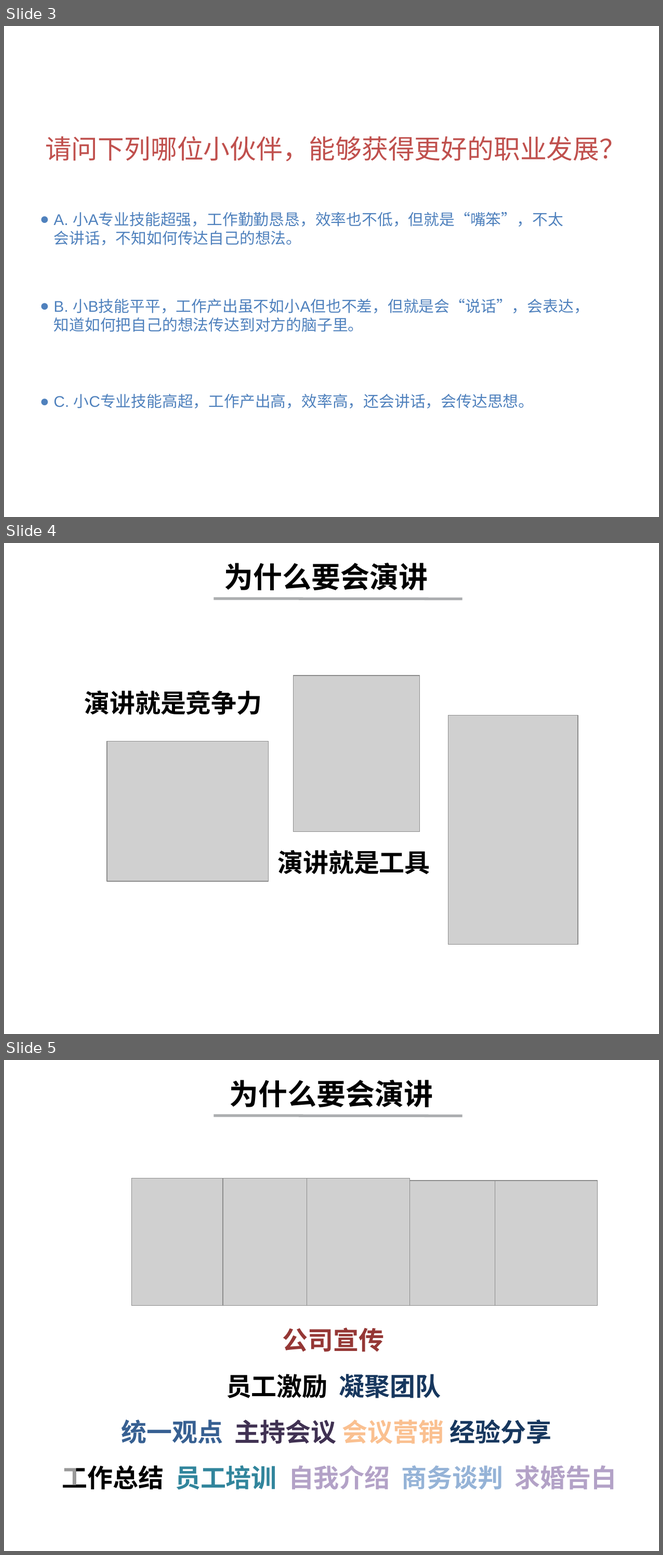
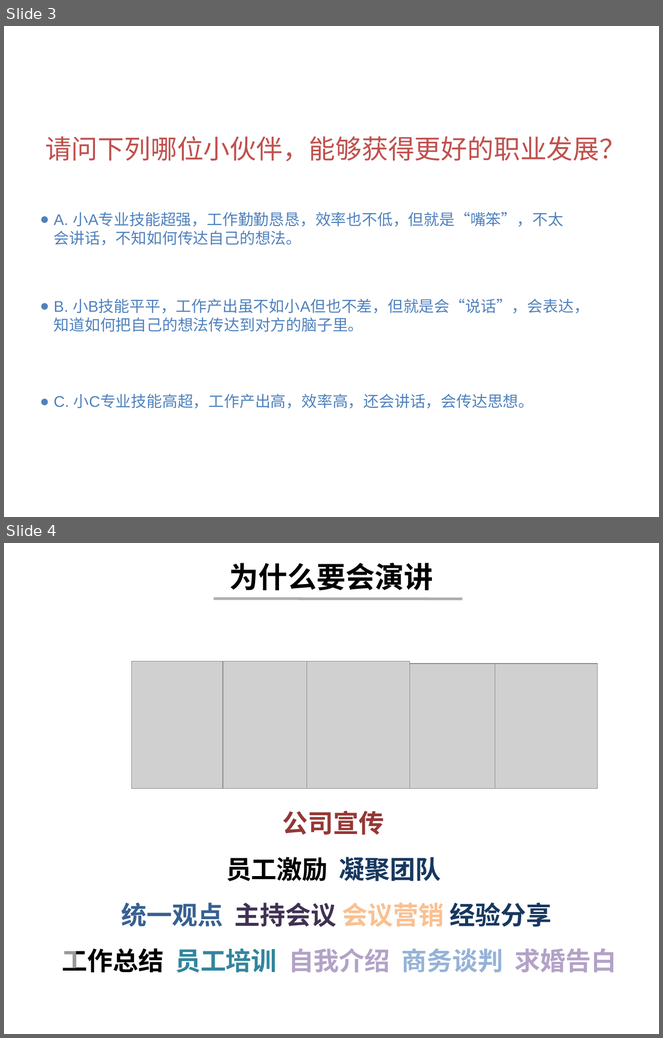
Before and after one commit to EricTop3/TED-TALKS-EricLiu, a slide deck: TED演讲的力量（ERIC）.pptx. Shown one above the other, each under a label of ours: slides 3, 4 and 5 before the commit, slides 3 and 4 after it. The pictures are 663x1555 and 663x1038 pixels, drawn with LibreOffice and Linux fonts; fonts in the diff are those of the drawing; grey boxes stand for pictures. Boxes give left, top, right and bottom in pixels: in the first picture for what was removed or moved away, otherwise in the second. Text is boxed around its words. In the diff, an @@ line names an element or a change of style, - is before the commit and + after.

```diff
--- a/TED演讲的力量（ERIC）.pptx
+++ b/TED演讲的力量（ERIC）.pptx
@@ slide 4 removed at [4, 543, 659, 1034], background #FFFFFF @@
@@ text removed at [224, 563, 428, 590] @@
-为什么要会演讲
@@ line removed from (214, 599) to (463, 599) @@
@@ rectangle removed at [5, 666, 76, 723] @@
@@ picture removed at [294, 676, 420, 831] @@
@@ rectangle removed at [78, 684, 286, 721] @@
-演讲就是竞争力
@@ rectangle removed at [5, 729, 76, 785] @@
@@ picture removed at [448, 715, 578, 944] @@
@@ picture removed at [107, 742, 268, 882] @@
@@ rectangle removed at [5, 789, 76, 846] @@
@@ rectangle removed at [6, 850, 77, 906] @@
@@ rectangle removed at [271, 844, 440, 881] @@
-演讲就是工具
@@ text removed at [275, 889, 529, 924] @@
-天天在外喝酒，我们不要过了
@@ rectangle removed at [5, 911, 76, 968] @@
@@ what was slide 5 is now slide 4 @@
```
Also in this commit, not shown: 5 slides changed, 1 slide added.
